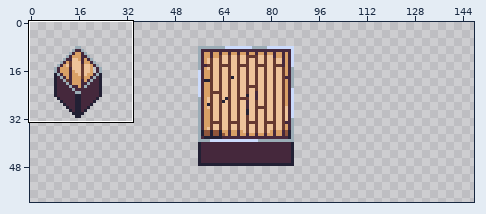
File history of a sprite sheet, Sprites/Tile_Sprites/Stage Tiles.png. Above: a wide view before the commit, with the close-up outlined.
Close-up. Earlier state:
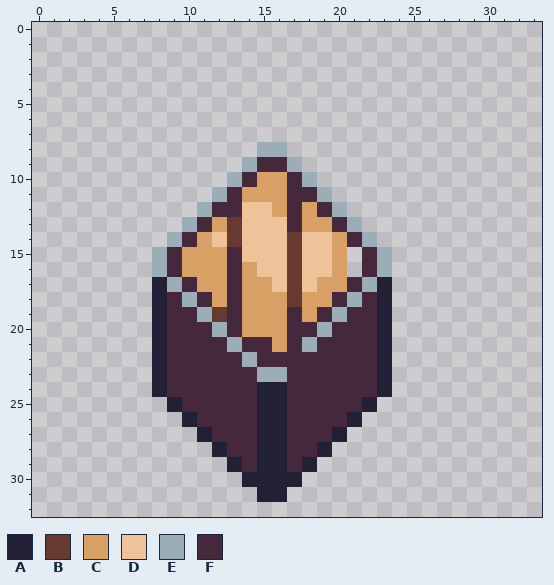
The file is 240x160 pixels. Shown: x 0..33, y 0..32. The wide view leaves out empty margins. The commit also changed other parts of the picture, which this record leaves out.
Palette (. is transparent): A #222034  B #663931  C #d9a066  D #eec39a  E #9badb7  F #45283c
Pixels before, first column x 8:
 8 .......EE.......
 9 ......EFFE......
10 .....EFCCFE.....
11 ....EFCCCFFE....
12 ...EFFDDCFCFE...
13 ..EFCBDDDFCCFE..
14 .EFCDBDDDBDDCFE.
15 EFCCCFDDDBDDC.FE
16 EFCCCFCDDBDDC.FE
17 AEFCCFCCDBDCCFEA
18 AFEFCFCCCBCCFEFA
19 AFFEBFCCCFCFEFFA
20 AFFFEFCCCFFEFFFA
21 AFFFFEFFCFEFFFFA
22 AFFFFFEFFFFFFFFA
23 AFFFFFFEEFFFFFFA
24 AFFFFFFAAFFFFFFA
25 .AFFFFFAAFFFFFA.
26 ..AFFFFAAFFFFA..
27 ...AFFFAAFFFA...
28 ....AFFAAFFA....
29 .....AFAAFA.....
30 ......AAAA......
31 .......AA.......
Now the later version:
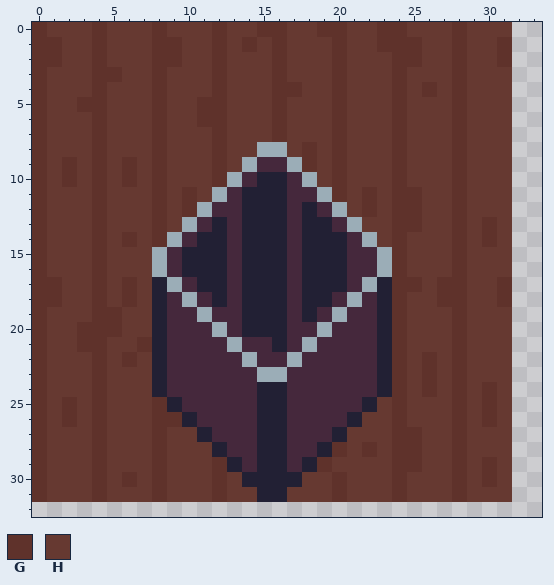
Colours new in this view: G #5f322b  H #663931
The edit:
colour B: #663931 -> #1e1c2e
y 0: x 0..31 ................................ -> GHHHGHHHGHHHGHHGGHHGGHHGGHHHGHHH
y 1: x 0..31 ................................ -> GGHHGHHHGGHHGHGHGHHHGHHGGGHHGHHG
y 2: x 0..31 ................................ -> GGHHGHHHGGHHGHHHGHHHGHHHGGHHGHHG
y 3: x 0..31 ................................ -> GHHHGGHHGHHHGHHHGHHHGHHHGHHHGHHH
y 4: x 0..31 ................................ -> GHHHGHHHGHHHGHHHGGHHGHHHGHGHGHHH
y 5: x 0..31 ................................ -> GHHGGHHHGHHGGHHHGHHHGHHHGHHHGHHH
y 6: x 0..31 ................................ -> GHHHGHHHGHHGGHHHGHHHGHHHGHHHGHHH
y 7: x 0..31 ................................ -> GHHHGHHHGHHHGHHHGHHHGHHHGHHHGHHH
y 8: x 0..14 ............... -> GHHHGHHHGHHHGHH; x 17..31 ............... -> HGHGHHHGHHHGHHH
y 9: x 0..13 .............. -> GHGHGHGHGHHHGH; x 18..31 .............. -> GHGHHHGHHHGHHH
y 10: x 0..12 ............. -> GHGHGHGHGHHHG; x 15..16 CC -> AA; x 19..31 ............. -> HGHHHGHHHGHHH
y 11: x 0..11 ............ -> GHHHGHHHGHGH; x 14..16 CCC -> AAA; x 20..31 ............ -> GHGHGGHHGHHH
y 12: x 0..10 ........... -> GHHHGHHHGHG; x 14..16 DDC -> AAA; x 18 C -> A; x 21..31 ........... -> HGHGGHHGHHH
y 13: x 0..9 .......... -> GHHHGHHHGH; x 12..16 CBDDD -> AFAAA; x 18..19 CC -> AA; x 22..31 .......... -> HHGGHHGHGH
y 14: x 0..8 ......... -> GHHHGHGHG; x 11..20 CDBDDDBDDC -> AAFAAAFAAA; x 23..31 ......... -> HGHHHGHGH
y 15: x 0..7 ........ -> GHHHGHHH; x 10..12 CCC -> AAA; x 14..21 DDDBDDC. -> AAAFAAAF; x 24..31 ........ -> GHHHGHHH
y 16: x 0..7 ........ -> GHHHGHHH; x 10..12 CCC -> AAA; x 14..21 CDDBDDC. -> AAAFAAAF; x 24..31 ........ -> GHHHGHHH
y 17: x 0..7 ........ -> GGHHGHGH; x 11..12 CC -> AA; x 14..20 CCDBDCC -> AAAFAAA; x 24..31 ........ -> GGHGGHHG
y 18: x 0..7 ........ -> GGHHGHGH; x 12 C -> A; x 14..19 CCCBCC -> AAAFAA; x 24..31 ........ -> GHHGGHHG
y 19: x 0..7 ........ -> GHHHGGHH; x 12 B -> F; x 14..16 CCC -> AAA; x 18 C -> A; x 24..31 ........ -> GHHHGHHH
y 20: x 0..7 ........ -> GHHGGGHH; x 14..16 CCC -> AAA; x 24..31 ........ -> GHHHGHHH
y 21: x 0..7 ........ -> GHHGGHHG; x 16 C -> A; x 24..31 ........ -> GHHHGHHH
y 22: x 0..7 ........ -> GHHHGHGH; x 17 F -> E; x 24..31 ........ -> GHGHGHHH
y 23: x 0..7 ........ -> GHHHGHHH; x 24..31 ........ -> GHGHGHHH
y 24: x 0..7 ........ -> GHHHGHHH; x 24..31 ........ -> GHGHGHGH
y 25: x 0..8 ......... -> GHGHGHHHG; x 23..31 ......... -> HGHHHGHGH
y 26: x 0..9 .......... -> GHGHGHHHGG; x 22..31 .......... -> HHGHHHGHGH
y 27: x 0..10 ........... -> GHHHGHHHGHH; x 21..31 ........... -> HHHGGHHGHHH
y 28: x 0..11 ............ -> GHHHGHHHGHHH; x 20..31 ............ -> GHGHGGHHGHHH
y 29: x 0..12 ............. -> GHHHGHHHGHHHG; x 19..31 ............. -> GHHHHGGHHGHGH
y 30: x 0..13 .............. -> GHHHGHGHGHHHGH; x 18..31 .............. -> HHGHHHGHHHGHGH
y 31: x 0..14 ............... -> GHHHGHHHGHHHGHH; x 17..31 ............... -> HHHGHHHGHHHGHHH
Pixel boxes of the changes (left, top, right, bottom) in both close-ups:
changed: (32, 22, 512, 502)
